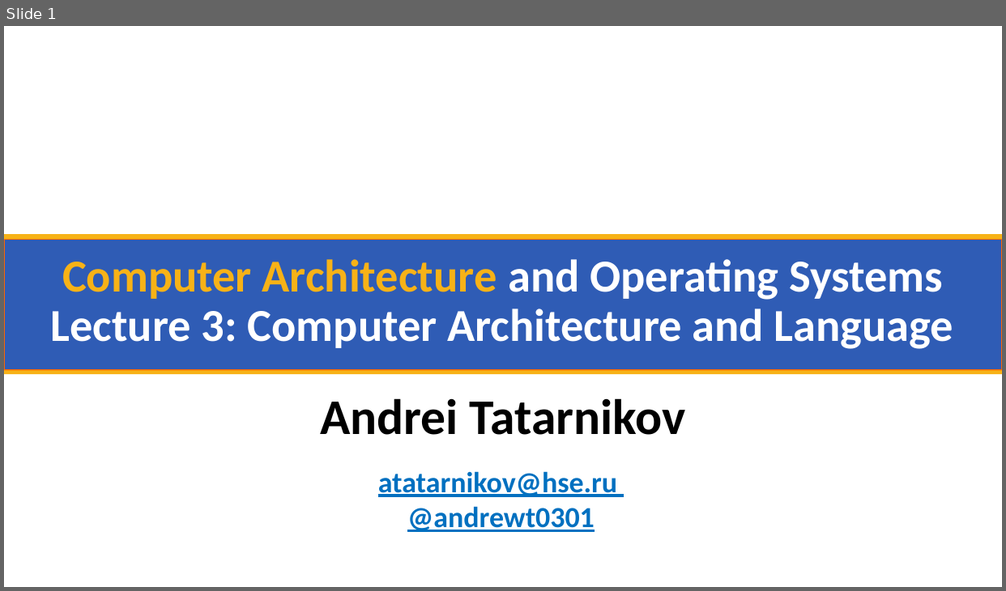
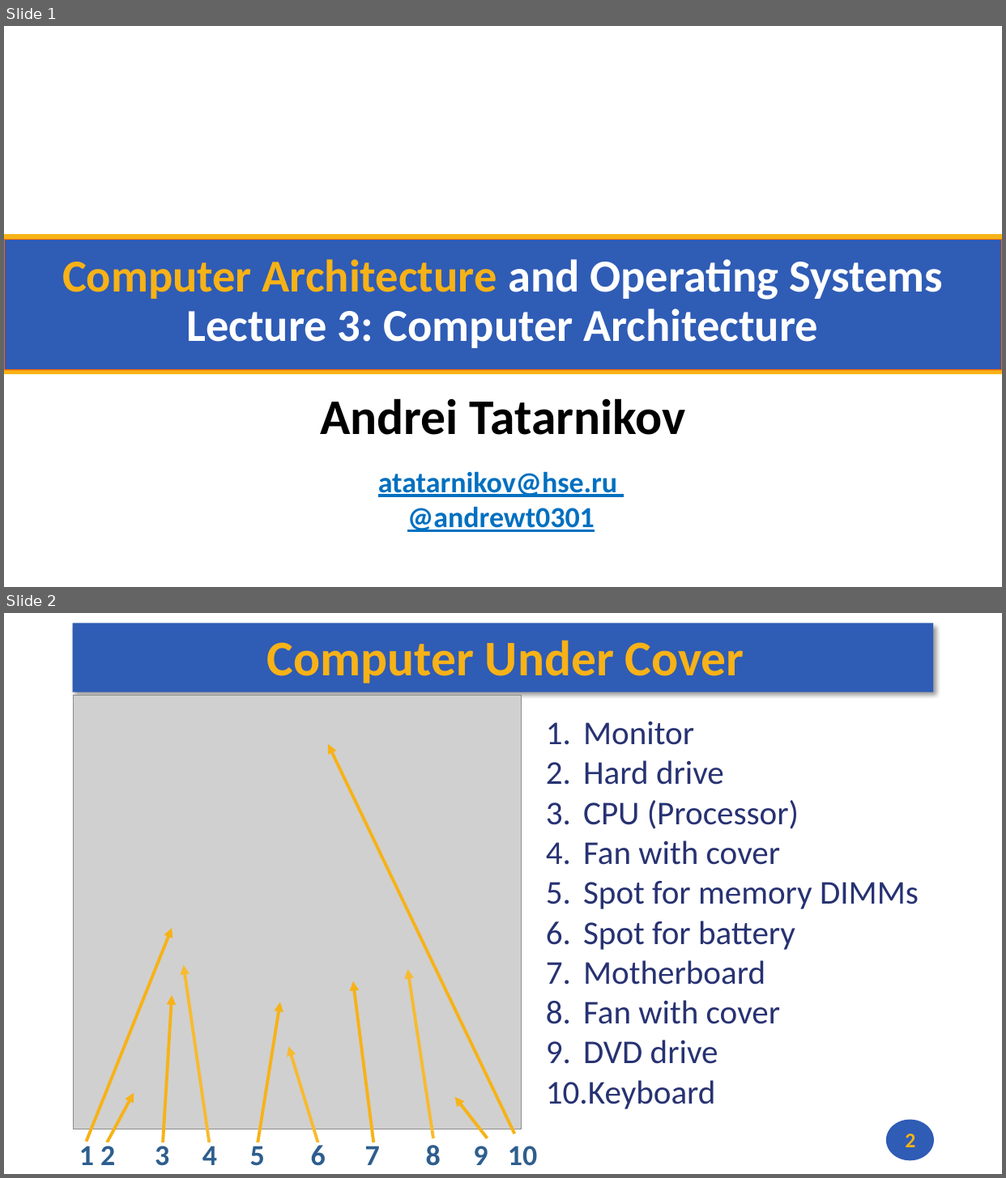
Before and after one commit to andrewt0301/hse-acos-course, a slide deck: docs/part1ca/03_CPU/CA_Lecture_03.pptx. Shown one above the other, each under a label of ours: slide 1 before the commit, slides 1 and 2 after it. The pictures are 1006x591 and 1006x1178 pixels, drawn with LibreOffice and Linux fonts; fonts in the diff are those of the drawing; grey boxes stand for pictures; background and template pictures are left out. Boxes give left, top, right and bottom in pixels: in the first picture for what was removed or moved away, otherwise in the second. Text is boxed around its words. In the diff, an @@ line names an element or a change of style, - is before the commit and + after.

```diff
--- a/docs/part1ca/03_CPU/CA_Lecture_03.pptx
+++ b/docs/part1ca/03_CPU/CA_Lecture_03.pptx
@@ slide 2 added at (4,613,1002,1174), background #FFFFFF @@
@@ rectangle added at (73,624,934,692), fill #2F5CB5 @@
@@ title added at (267,641,744,683), 48 pt, text #F7B217, bold @@
+Computer Under Cover
@@ picture added at (74,696,522,1130) @@
@@ text added at (546,722,918,1110), 32 pt, text #273272 @@
+1. Monitor
+2. Hard drive
+3. CPU (Processor)
+4. Fan with cover
+5. Spot for memory DIMMs
+6. Spot for battery
+7. Motherboard
+8. Fan with cover
+9. DVD drive
+10. Keyboard
@@ arrow added from (514, 1134) to (328, 744), #F7B217 3 pt @@
@@ arrow added from (87, 1142) to (172, 928), #F7B217 3 pt @@
@@ arrow added from (209, 1144) to (184, 965), #F8BA30 3 pt @@
@@ arrow added from (434, 1139) to (407, 969), #F8BA30 3 pt @@
@@ arrow added from (163, 1144) to (172, 995), #F7B217 3 pt @@
@@ arrow added from (374, 1144) to (353, 982), #F7B217 3 pt @@
@@ arrow added from (258, 1143) to (280, 1003), #F7B217 3 pt @@
@@ arrow added from (318, 1144) to (288, 1046), #F8BA30 3 pt @@
@@ arrow added from (108, 1143) to (134, 1093), #F7B217 3 pt @@
@@ arrow added from (488, 1139) to (454, 1097), #F7B217 3 pt @@
@@ ellipse added at (886,1120,934,1161), fill #2F5CB5 @@
@@ text added at (79,1142,537,1166), 28 pt, text #2E5E8E, bold @@
+1 2 3 4 5 6 7 8 9 10
@@ page number added at (905,1134,915,1148), 20 pt, text #F7B217, bold @@
+2
@@ slide 1 changed as well @@
@@ title at (62,259,943,348): text changed @@
-Computer Architecture and Operating Systems
-Lecture 3: Computer Architecture and Language
+Computer Architecture and Operating Systems
+Lecture 3: Computer Architecture
```
Also in this commit, not shown: 1 other slide changed, 11 other slides added, 2 slides removed, 2 other files.
